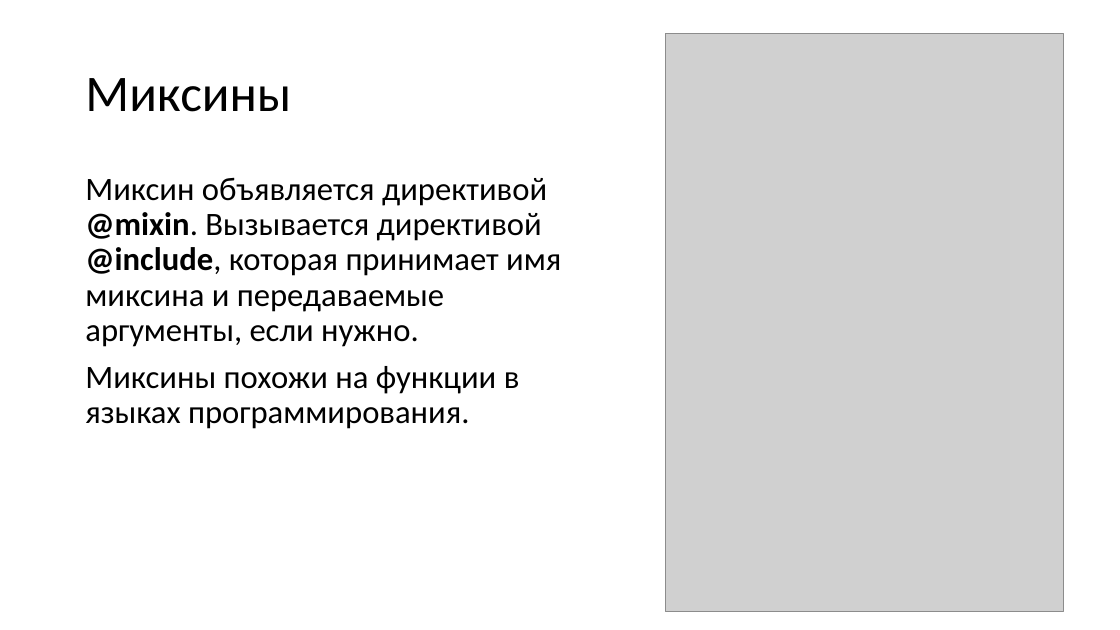
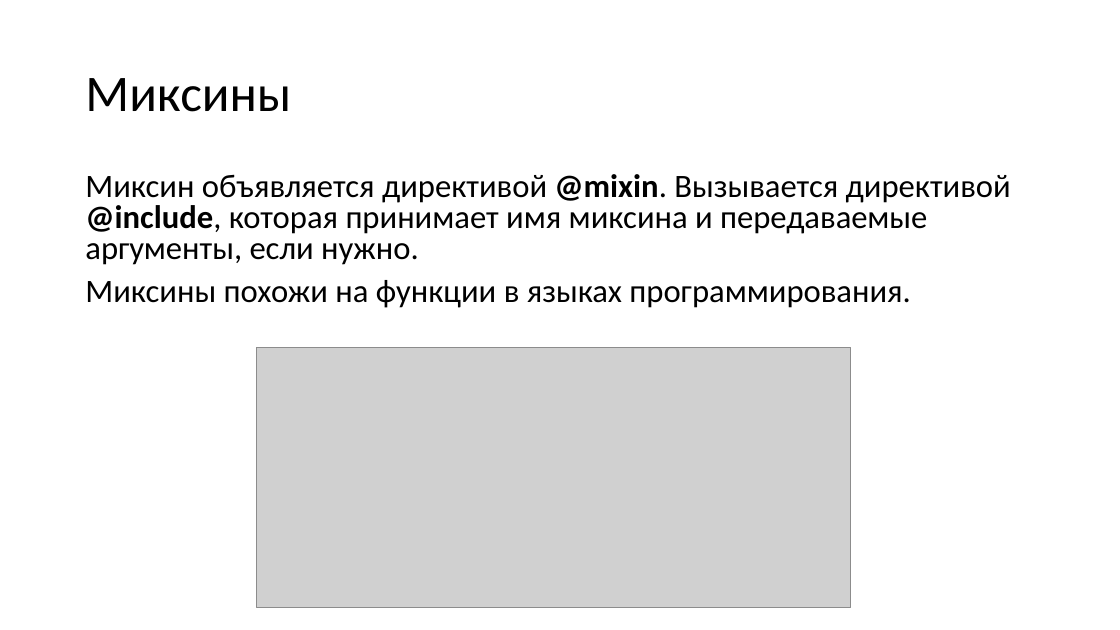
Before and after one commit to TalantRys/scss-study, a slide deck: slide 10 of sass.pptx. Drawn at 1120x630 pixels with LibreOffice and Linux fonts; fonts in the diff are those of the drawing; grey boxes stand for pictures. Boxes give left, top, right and bottom in pixels: in the first picture for what was removed or moved away, otherwise in the second. Text is boxed around its words. In the diff, an @@ line names an element or a change of style, - is before the commit and + after.

```diff
--- a/sass.pptx
+++ b/sass.pptx
@@ text "Миксин объявляется директивой @mixin. Вызывается ..." at (85,174,1011,308): line spacing 0.9 to 0.8 @@
@@ picture: place and size @@
-picture at (665,34,1064,612)
+picture at (257,347,851,607)
```
Also in this commit, not shown: 5 other slides changed, 7 slides added.
